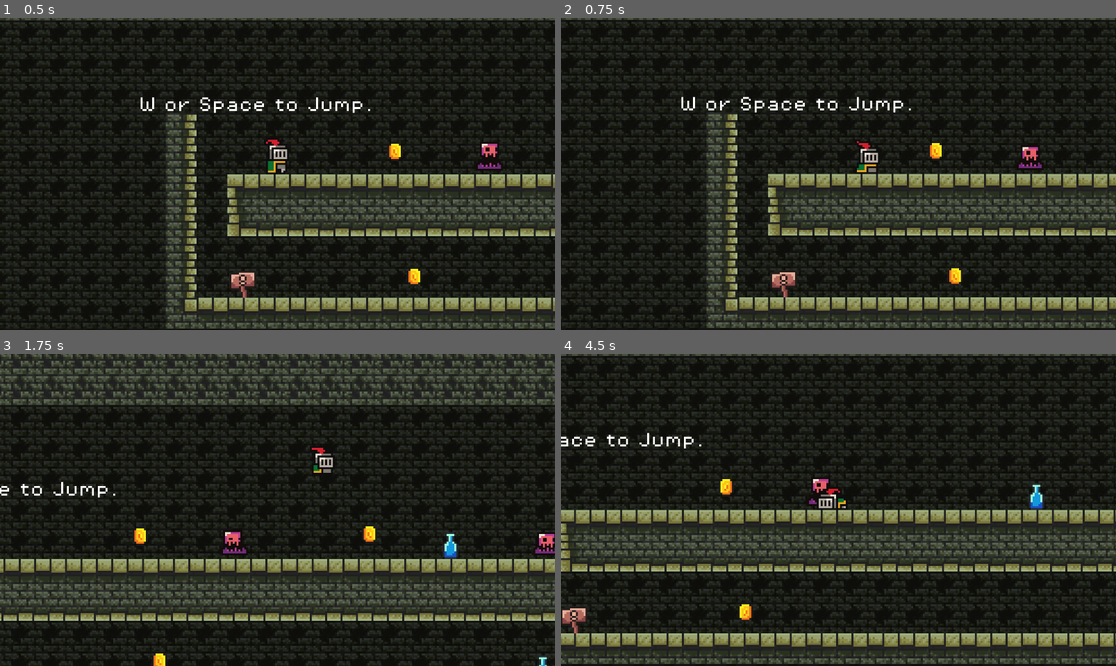
Above: before the commit, frames 1-4 (two rows, left to right).
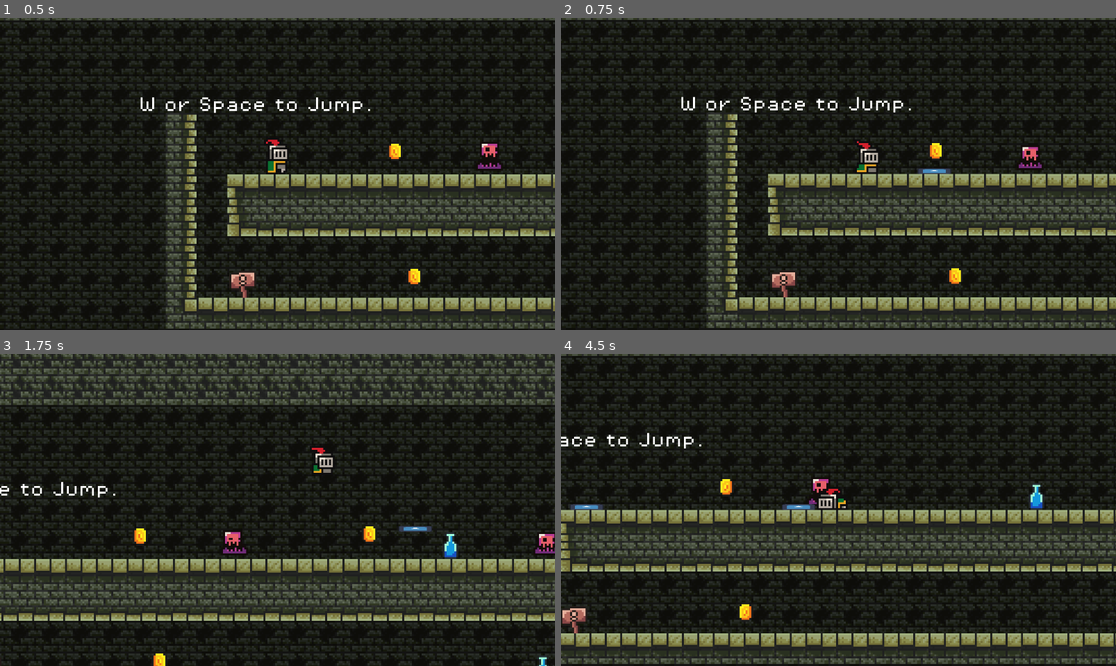
Above: after the commit, the same moments.

Repository: TrevorJac14/Crypt-crawlers
Game: Godot game, scene res://Scenes/game.tscn
Same seed, same stepped clock (60 frames per second), same inputs: the game is played once before the commit and once after it. The engine's default icon, where the game draws it, is replaced by a stand-in: a white triangle on a blue panel in a dark square.
Inputs (mouse positions are in pixels of both pictures, inside the frame that each line leads up to):
- Up to frame 1 (0.5 s): no input
- Up to frame 2 (0.75 s): move the mouse to (960, 158) at 0.52 s; hold D (move_right) from 0.53 s (still down); tap F (throw, bound only after the commit) at 0.6 s
- Up to frame 3 (1.75 s): keep holding D (move_right); tap Space (jump) at 0.77, 1.52 s; move the mouse to (166, 525) at 1.27 s; click (166, 525) at 1.35 s; tap F (throw, bound only after the commit) at 1.55 s
- Up to frame 4 (4.5 s): move the mouse to (894, 441) at 2.02 s; release D (move_right) at 2.03 s; hold A (move_left) 2.03-2.78 s; tap F (throw, bound only after the commit) at 2.1, 2.85, 3.8, 4.35 s; move the mouse to (810, 572) at 2.77 s; hold D (move_right) 2.78-4.28 s; tap Space (jump) at 3.02, 3.77 s; move the mouse to (1005, 556) at 3.52 s; click (1005, 556) at 3.6 s; move the mouse to (672, 463) at 4.27 s; hold A (move_left) from 4.28 s (still down)

Frame 1 is identical in both runs. In frame 2, 0.1% of the frame differs, in the area x 64-71%, y 48-51%; in frame 3, 0.1%; in frame 4, 0.2%, in the area x 1-46%, y 48-51%.

Commit message:
added player projectile and enemy with projectile.

Diff:
--- a/Scenes/game.tscn
+++ b/Scenes/game.tscn
@@ -10,6 +10,7 @@
 [ext_resource type="PackedScene" uid="uid://b1l1bkv011bcq" path="res://Scenes/slime.tscn" id="6_pp1o2"]
 [ext_resource type="FontFile" uid="uid://5kxxqvv4dvuc" path="res://brackeys_platformer_assets/fonts/PixelOperator8.ttf" id="9_iqgfo"]
 [ext_resource type="PackedScene" uid="uid://c1tduwp567wof" path="res://Scenes/pslime.tscn" id="10_0a6oy"]
+[ext_resource type="PackedScene" uid="uid://cw4gdphqp84nf" path="res://Scenes/skeleton.tscn" id="11_rrv4q"]
 
 [sub_resource type="TileSetAtlasSource" id="TileSetAtlasSource_b4pok"]
 texture = ExtResource("2_muctk")
@@ -394,3 +395,6 @@
 
 [node name="Slime" parent="." instance=ExtResource("6_pp1o2")]
 position = Vector2(204, 67)
+
+[node name="Skeleton" parent="." instance=ExtResource("11_rrv4q")]
+position = Vector2(713, -17)
--- a/Scenes/player.tscn
+++ b/Scenes/player.tscn
@@ -269,5 +269,11 @@
 [node name="AudioStreamPlayer2D" type="AudioStreamPlayer2D" parent="."]
 stream = ExtResource("4_reuyb")
 
+[node name="ThrowPoint" type="Node2D" parent="." groups=["Player"]]
+position = Vector2(7, -9)
+
+[node name="throw_timer" type="Timer" parent="."]
+autostart = true
+
 [connection signal="animation_finished" from="AnimatedSprite2D" to="." method="_on_animated_sprite_2d_animation_finished"]
 [connection signal="timeout" from="Timer" to="." method="_on_timer_timeout"]
--- /dev/null
+++ b/Scenes/player_throw.tscn
@@ -0,0 +1,25 @@
+[gd_scene load_steps=4 format=3 uid="uid://cdd7aorf8403r"]
+
+[ext_resource type="Script" path="res://Scripts/player_throw.gd" id="1_7rk7s"]
+[ext_resource type="Texture2D" uid="uid://dugxmfys0cb1w" path="res://icon.svg" id="1_acrbu"]
+
+[sub_resource type="RectangleShape2D" id="RectangleShape2D_qgm5v"]
+size = Vector2(16, 3)
+
+[node name="PlayerThrow" type="Area2D"]
+script = ExtResource("1_7rk7s")
+
+[node name="Sprite2D" type="Sprite2D" parent="."]
+position = Vector2(2.75, -1.5)
+scale = Vector2(0.136719, 0.0234375)
+texture = ExtResource("1_acrbu")
+
+[node name="CollisionShape2D" type="CollisionShape2D" parent="."]
+position = Vector2(3, -1.5)
+shape = SubResource("RectangleShape2D_qgm5v")
+
+[node name="VisibleOnScreenNotifier2D" type="VisibleOnScreenNotifier2D" parent="."]
+position = Vector2(-3.5, -1.5)
+scale = Vector2(0.05, 0.15)
+
+[connection signal="screen_exited" from="VisibleOnScreenNotifier2D" to="." method="_on_visible_on_screen_notifier_2d_screen_exited"]
--- /dev/null
+++ b/Scenes/projectile.tscn
@@ -0,0 +1,25 @@
+[gd_scene load_steps=4 format=3 uid="uid://dxkxtu84piv2c"]
+
+[ext_resource type="Script" path="res://Scripts/projectile.gd" id="1_li8ui"]
+[ext_resource type="Texture2D" uid="uid://dugxmfys0cb1w" path="res://icon.svg" id="2_24fcp"]
+
+[sub_resource type="RectangleShape2D" id="RectangleShape2D_vix7a"]
+size = Vector2(2.5, 2)
+
+[node name="Projectile" type="Area2D"]
+script = ExtResource("1_li8ui")
+
+[node name="Sprite2D" type="Sprite2D" parent="."]
+position = Vector2(3, 0)
+scale = Vector2(0.078125, 0.015625)
+texture = ExtResource("2_24fcp")
+
+[node name="CollisionShape2D" type="CollisionShape2D" parent="."]
+position = Vector2(-0.25, 0)
+shape = SubResource("RectangleShape2D_vix7a")
+
+[node name="VisibleOnScreenNotifier2D" type="VisibleOnScreenNotifier2D" parent="."]
+position = Vector2(7, 0)
+scale = Vector2(-0.0794626, 0.10096)
+
+[connection signal="screen_exited" from="VisibleOnScreenNotifier2D" to="." method="_on_visible_on_screen_notifier_2d_screen_exited"]
--- /dev/null
+++ b/Scenes/skeleton.tscn
@@ -0,0 +1,40 @@
+[gd_scene load_steps=6 format=3 uid="uid://cw4gdphqp84nf"]
+
+[ext_resource type="Script" path="res://Scripts/skeleton.gd" id="1_ds7ks"]
+[ext_resource type="Texture2D" uid="uid://c3hedpl51giaa" path="res://brackeys_platformer_assets/sprites/skeleton_placeholder.png" id="2_icisc"]
+[ext_resource type="PackedScene" uid="uid://dxkxtu84piv2c" path="res://Scenes/projectile.tscn" id="3_gijse"]
+
+[sub_resource type="SpriteFrames" id="SpriteFrames_bd20x"]
+animations = [{
+"frames": [{
+"duration": 1.0,
+"texture": ExtResource("2_icisc")
+}],
+"loop": true,
+"name": &"placeholder",
+"speed": 5.0
+}]
+
+[sub_resource type="RectangleShape2D" id="RectangleShape2D_enmuh"]
+size = Vector2(11, 25)
+
+[node name="Skeleton" type="Area2D"]
+position = Vector2(1, 0)
+script = ExtResource("1_ds7ks")
+
+[node name="AnimatedSprite2D" type="AnimatedSprite2D" parent="."]
+position = Vector2(-1, -1)
+scale = Vector2(0.96875, 1.39063)
+sprite_frames = SubResource("SpriteFrames_bd20x")
+animation = &"placeholder"
+
+[node name="CollisionShape2D" type="CollisionShape2D" parent="."]
+position = Vector2(1.5, 0.5)
+shape = SubResource("RectangleShape2D_enmuh")
+
+[node name="ShootTimer" type="Timer" parent="."]
+one_shot = true
+autostart = true
+
+[node name="Projectile" parent="." instance=ExtResource("3_gijse")]
+position = Vector2(4, 2)
--- a/Scripts/player.gd
+++ b/Scripts/player.gd
@@ -1,5 +1,8 @@
 extends CharacterBody2D
 
+
+var throw_scene = load("res://Scenes/player_throw.tscn")
+var throw_direction
 var SPEED = 130.0
 const JUMP_VELOCITY = -300.0
 var gravity = ProjectSettings.get_setting("physics/2d/default_gravity")
@@ -8,6 +11,7 @@
 var is_dead = false
 var is_attacking = false
 var strength = 5
+
 @onready var animated_sprite = $AnimatedSprite2D
 @onready var timer = $Timer
 @onready var melee_hitbox = $"Melee hitbox"
@@ -47,7 +51,31 @@
 		is_attacking = true
 		%MeleeShape.disabled = false
 		animated_sprite.play("attack")
-	# Handles Subweapon Attacking
+
+	if velocity.x < 0:
+		throw_direction = -1
+	elif velocity.x > 0:
+		throw_direction = 1
+	else:
+		throw_direction = throw_direction
+
+	if Input.is_action_just_pressed("throw"):
+		throw()
+
+func throw():
+	var thrown_object = throw_scene.instantiate()
+	var face_direction = Vector2.RIGHT
+	get_parent().add_child(thrown_object)
+
+	thrown_object.global_position = global_position
+	if throw_direction == 1:
+		face_direction = Vector2.RIGHT
+	elif throw_direction == -1:
+		face_direction = Vector2.LEFT
+	#var facing_direction = Vector2.RIGHT if throw_rection == 1  elif Vector2.LEFT
+	thrown_object.direction = face_direction#global_position.direction_to(global_position + transform.x)
+
+# Handles Subweapon Attacking
 func take_damage(amount: int) -> void:
 	health -= amount
 	print("Player health:", health)
--- /dev/null
+++ b/Scripts/player_throw.gd
@@ -0,0 +1,22 @@
+
+extends Area2D
+
+
+@export var throw_speed = 400
+var screen_size
+var direction = Vector2.ZERO
+
+# Called when the node enters the scene tree for the first time.
+func _ready():
+	screen_size = get_viewport_rect().size
+
+
+
+# Called every frame. 'delta' is the elapsed time since the previous frame.
+func _physics_process(delta):
+	position += direction.normalized() * throw_speed * delta
+
+
+func _on_visible_on_screen_notifier_2d_screen_exited():
+	queue_free()
+	print("thrown projectile removed")
--- /dev/null
+++ b/Scripts/projectile.gd
@@ -0,0 +1,21 @@
+extends Area2D
+
+
+@export var bullet_speed = 200
+var screen_size
+var direction = Vector2.ZERO
+
+# Called when the node enters the scene tree for the first time.
+func _ready():
+	screen_size = get_viewport_rect().size
+
+
+
+# Called every frame. 'delta' is the elapsed time since the previous frame.
+func _physics_process(delta):
+	position += direction * bullet_speed * delta
+
+
+func _on_visible_on_screen_notifier_2d_screen_exited():
+	queue_free()
+	#print("bullet removed")
--- /dev/null
+++ b/Scripts/skeleton.gd
@@ -0,0 +1,25 @@
+extends Area2D
+
+@export var shoot_cooldown = 2
+@onready var Player = get_tree().get_first_node_in_group("Player")
+@onready var shoot_timer = $ShootTimer
+var bullet_scene = load("res://Scenes/projectile.tscn")
+
+# Called when the node enters the scene tree for the first time.
+func _ready():
+	shoot_timer.start(shoot_cooldown)
+
+
+
+# Called every frame. 'delta' is the elapsed time since the previous frame.
+func _process(delta):
+	if shoot_timer.is_stopped():
+		shoot()
+		shoot_timer.start(shoot_cooldown)
+
+
+func shoot():
+	var bullet = bullet_scene.instantiate()
+	add_child(bullet)
+	bullet.direction = global_position.direction_to(Player.global_position)
+	bullet.global_position = global_position
--- a/project.godot
+++ b/project.godot
@@ -72,6 +72,11 @@
 "events": [Object(InputEventMouseButton,"resource_local_to_scene":false,"resource_name":"","device":-1,"window_id":0,"a …(253 unchanged characters)…
 ]
 }
+throw={
+"deadzone": 0.5,
+"events": [Object(InputEventKey,"resource_local_to_scene":false,"resource_name":"","device":-1,"window_id":0,"alt_pressed":false,"shift_pressed":false,"ctrl_pressed":false,"meta_pressed":false,"pressed":false,"keycode":0,"physical_keycode":70,"key_label":0,"unicode":102,"location":0,"echo":false,"script":null)
+]
+}
 
 [rendering]
 
Not shown: 1 places in Scenes/game.tscn that only renumber resources
Binary file added: brackeys_platformer_assets/sprites/skeleton_placeholder.png
Not shown, added: brackeys_platformer_assets/sprites/skeleton_placeholder.png.import
